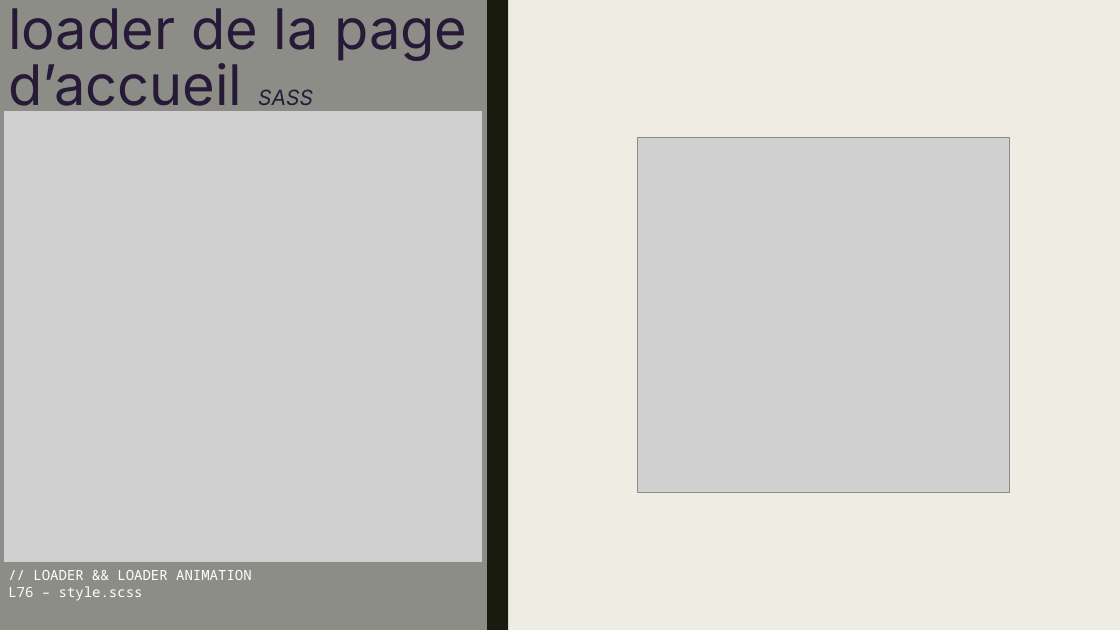
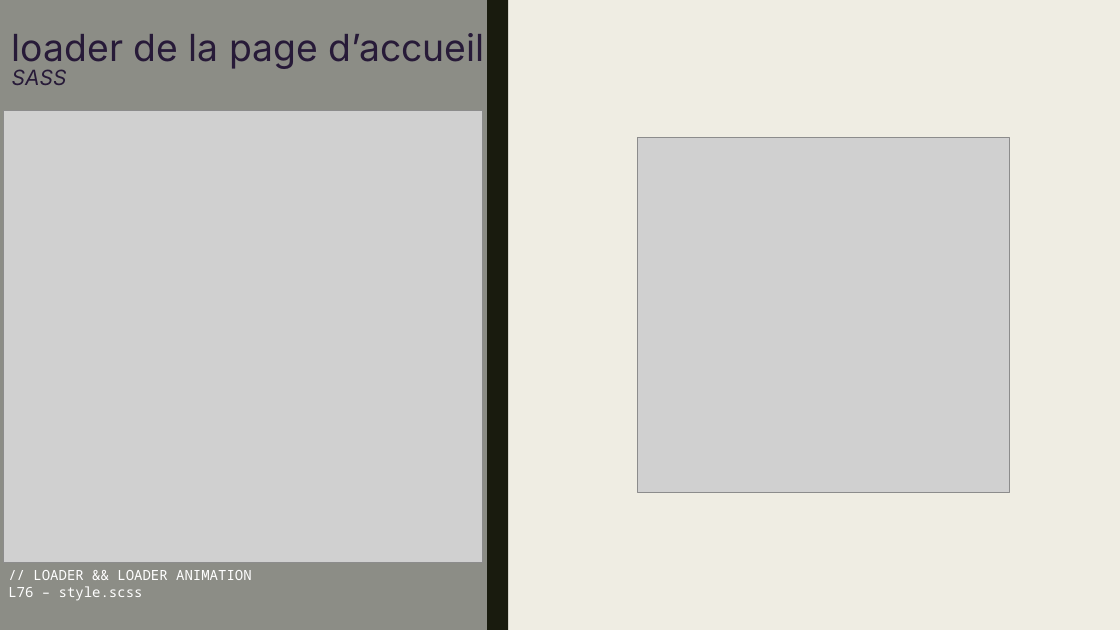
Before and after one commit to HOTP0T/OCR-PROJECT3, a slide deck: slide 6 of Livrable P3/SOUTENANCE.pptx (slide 4 before the commit). Drawn at 1120x630 pixels with LibreOffice and Linux fonts; fonts in the diff are those of the drawing; grey boxes stand for pictures. Boxes give left, top, right and bottom in pixels: in the first picture for what was removed or moved away, otherwise in the second. Text is boxed around its words. In the diff, an @@ line names an element or a change of style, - is before the commit and + after.

```diff
--- a/Livrable P3/SOUTENANCE.pptx
+++ b/Livrable P3/SOUTENANCE.pptx
@@ title "loader de la page d’accueil ...": place and size @@
-title "loader de la page d’accueil ..." at box(8, 8, 467, 118)
+title "loader de la page d’accueil ..." at box(12, 33, 485, 85)
@@ title "loader de la page d’accueil ..." at box(12, 33, 485, 85): size 48 to 32 pt in "loader de la page d’accueil" @@
```
Also in this commit, not shown: 2 other slides changed, 2 slides added, 5 other files.
